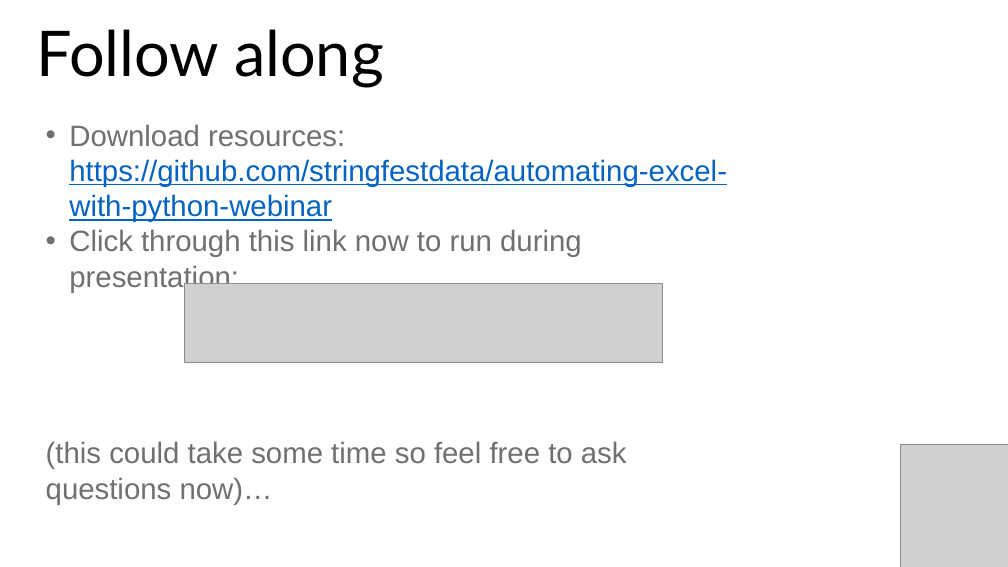
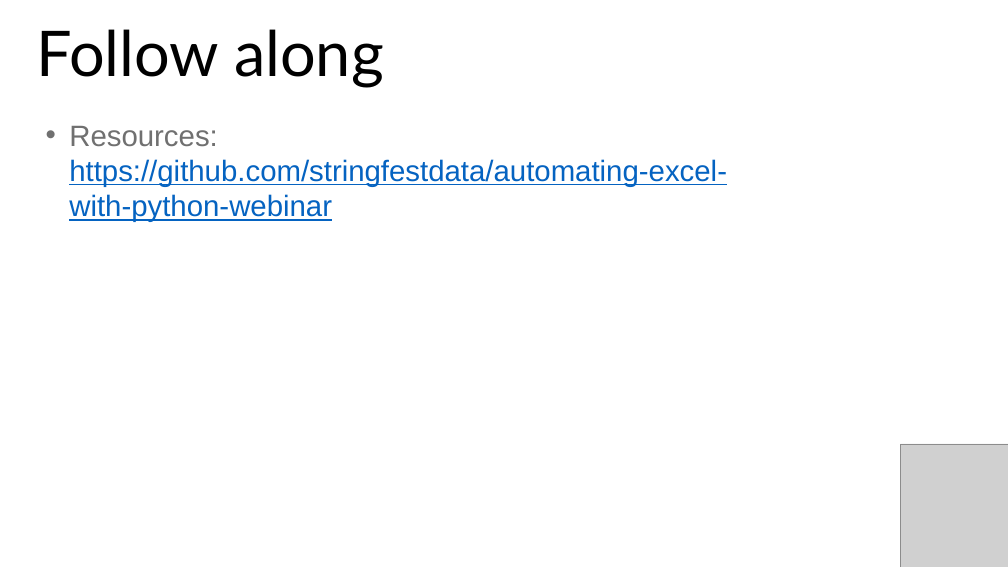
Before and after one commit to izuebenebe/automating-excel-with-python-webinar, a slide deck: slide 4 of automating-excel-with-python.pptx. Drawn at 1008x567 pixels with LibreOffice and Linux fonts; fonts in the diff are those of the drawing; grey boxes stand for pictures. Boxes give left, top, right and bottom in pixels: in the first picture for what was removed or moved away, otherwise in the second. Text is boxed around its words. In the diff, an @@ line names an element or a change of style, - is before the commit and + after.

```diff
--- a/automating-excel-with-python.pptx
+++ b/automating-excel-with-python.pptx
@@ text at bbox=[69, 126, 727, 222]: text changed; text colour #707070 to #0563C1 @@
-• Download resources: https://github.com/stringfestdata/automating-excel-with-python-webinar
-• Click through this link now to run during presentation:
-(this could take some time so feel free to ask questions now)…
+• Resources: https://github.com/stringfestdata/automating-excel-with-python-webinar
@@ picture removed at bbox=[185, 284, 663, 362] @@
```
Also in this commit, not shown: 1 other file.
